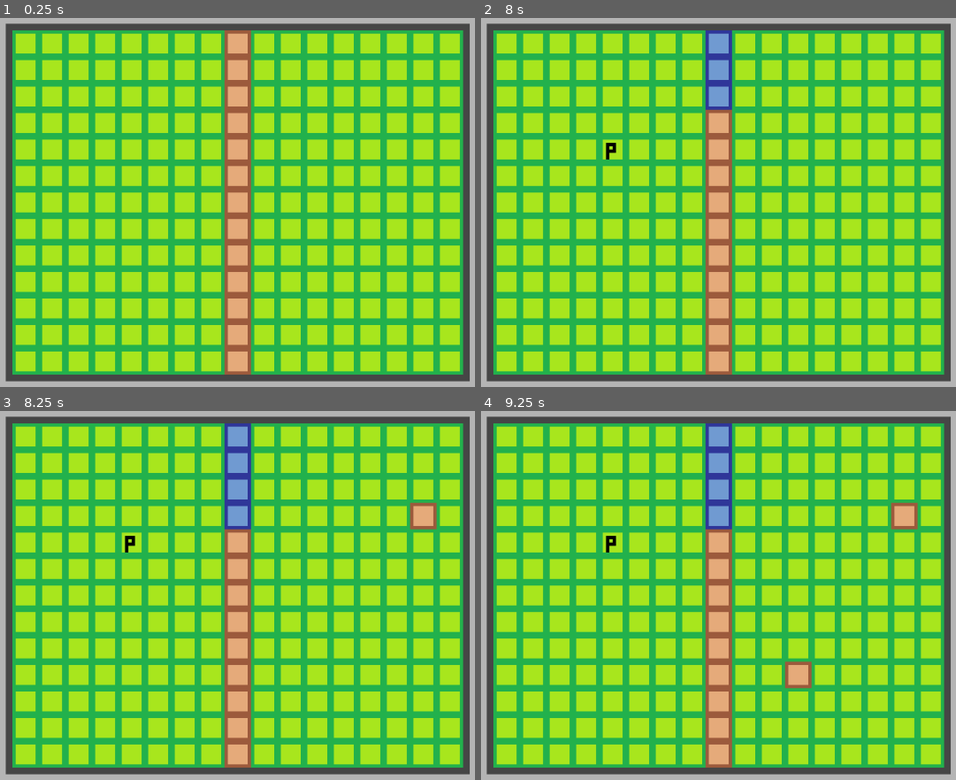
Above: before the commit, frames 1-4 (two rows, left to right).
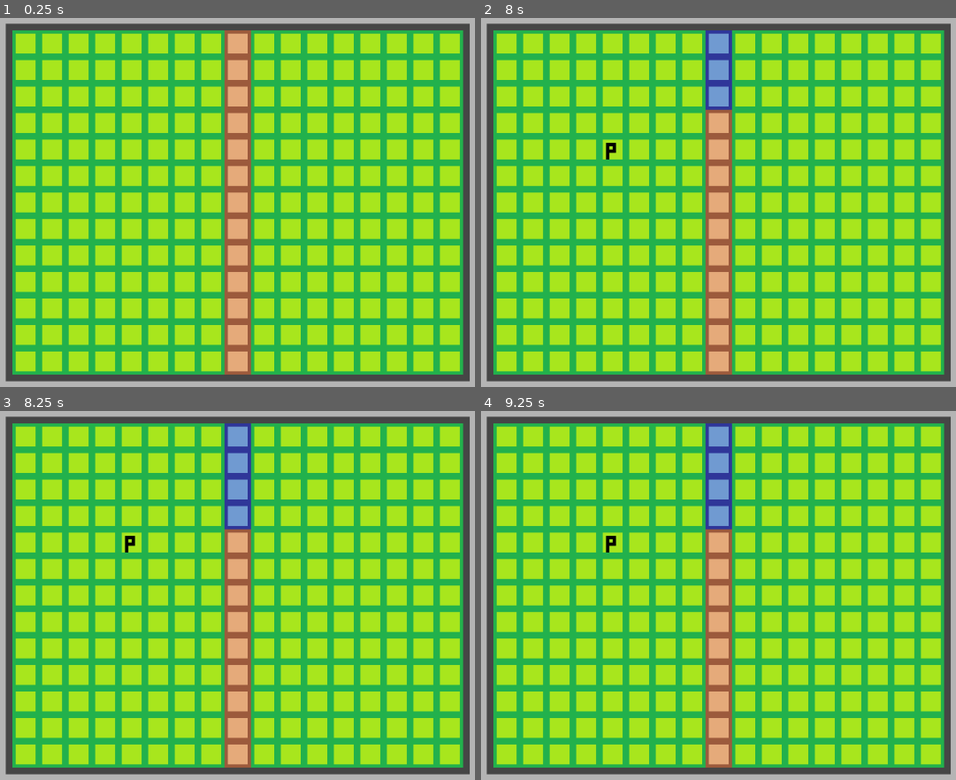
Above: after the commit, the same moments.

Repository: sho16ogura/cs292team5
Game: Godot game, scene res://mainGame.tscn
The game is run twice, just before and just after one commit, with the same random seed, the same clock (stepped at 60 frames per second) and the same inputs.
Inputs (mouse positions are in pixels of both pictures, inside the frame that each line leads up to):
- Up to frame 1 (0.25 s): no input
- Up to frame 2 (8 s): tap Enter at 0.5, 2, 3.5 s; move the mouse to (outside the picture) at 0.52 s; click (outside the picture) at 0.6 s; tap J (toggle_dig) at 0.8, 1.35, 3.05, 3.6, 5.3, 6.6, 7.55 s; tap Space at 1.25, 2.75, 5 s; move the mouse to (680, 220) at 1.27 s; tap K (toggle_undig) at 1.55, 2.1, 3.8, 5.1, 6.05, 7.35 s; move the mouse to (889, 113) at 2.02 s; click (889, 113) at 2.3 s; move the mouse to (785, 283) at 2.77 s; click (785, 283) at 2.85 s; move the mouse to (outside the picture) at 3.52 s; move the mouse to (609, 143) at 4.27 s; tap H (toggle_pump) at 4.35 s; click (609, 143) at 4.55 s; move the mouse to (856, 202) at 5.02 s; move the mouse to (713, 102) at 5.77 s; click (713, 102) at 5.85 s; move the mouse to (outside the picture) at 6.52 s; click (outside the picture) at 6.8 s; move the mouse to (680, 220) at 7.27 s
- Up to frame 3 (8.25 s): move the mouse to (408, 506) at 8.02 s; click (408, 506) at 8.1 s
- Up to frame 4 (9.25 s): tap K (toggle_undig) at 8.3 s; move the mouse to (785, 676) at 8.77 s; tap J (toggle_dig) at 8.85 s; click (785, 676) at 9.05 s

Frames 1-2 are identical in both runs. In frame 3, 0.4% of the frame differs, in the area x 86-92%, y 24-33%; in frame 4, 0.9%, in the area x 63-92%, y 24-76%.

Commit message:
money system
Initially, player has 10
to dig and undig, player needs 1
to set pump, player needs 5

Diff:
--- a/team5project/mainGame.gd
+++ b/team5project/mainGame.gd
@@ -17,6 +17,9 @@
 #array of coordinates of neighbors (curr, right, rightdown down, downleft, left, leftup, up, upright) if curr = (0,0)
 const NEIGHBOR_DIF = [Vector2i(0,0),Vector2i(1,0),Vector2i(1,1),Vector2i(0,1),
 Vector2i(-1,1),Vector2i(-1,0),Vector2i(-1,-1),Vector2i(0,-1),Vector2i(1,-1)]
+
+#start with 10 money
+var balance = 10
 
 # Called when the node enters the scene tree for the first time.
 func _ready():
@@ -34,10 +37,12 @@
 	#if toggle_dig (J) is pressed, mode change to dig mode
 	if Input.is_action_just_pressed("toggle_dig"):
 		mode_state = MODES.DIG
+		print("dig mode")
 
 	#if toggle_undig (K) is pressed, mode change to undig mode
 	elif Input.is_action_just_pressed("toggle_undig"):
 		mode_state = MODES.UNDIG
+		print("undig mode")
 
 	elif Input.is_action_just_pressed("toggle_pump"):
 		mode_state = MODES.PUMP
@@ -56,7 +61,7 @@
 		var sur_tiles = get_category_sur_tiles(tile_mouse_pos)
 		var source_id = 0
 
-		if mode_state == MODES.DIG:
+		if mode_state == MODES.DIG and has_balance(1):
 			var riverbed_atlas_coord = Vector2i(1, 0) #riverbed tile
 
 			#boolean variables for the following if statement
@@ -78,7 +83,7 @@
 			else:
 				print("cannot dig here")
 
-		elif mode_state == MODES.UNDIG:
+		elif mode_state == MODES.UNDIG and has_balance(1):
 			var ground_atlas_coord = Vector2i(0,0) #ground tile
 			var curr_tile_is_riverbed = sur_tiles[0] == 2
 
@@ -90,7 +95,7 @@
 			else:
 				print("cannot undig here")
 
-		elif mode_state == MODES.PUMP:
+		elif mode_state == MODES.PUMP and has_balance(5):
 			var pump_atlas_coord = Vector2i(0,1) #pump tile
 			var ground_atlas_coord = Vector2i(0,0) #ground tile
 			var curr_tile_is_ground = sur_tiles[0] == 1
@@ -115,10 +120,21 @@
 			else:
 				print("cannot set pump here")
 		else:
-			print("error!!!")
-
-func _on_pump_timer_timeout():
-	pass
+			print("not enough balance")
+
+#check if balance exceeds specified fee and subtract
+func has_balance(fee):
+	print(balance-fee)
+	if balance >= fee:
+		balance -= fee
+		return true
+
+	return false
+
+#inc money by 5 for each 30s
+func _on_money_timer_timeout():
+	balance += 5
+	print(balance)
 
 func remove_surrounding_river(curr_pos, source_id):
 	var sur_tiles = get_category_sur_tiles(curr_pos)
--- a/team5project/mainGame.tscn
+++ b/team5project/mainGame.tscn
@@ -48,8 +48,9 @@
 wait_time = 2.0
 autostart = true
 
-[node name="PumpTimer" type="Timer" parent="TileMap"]
-wait_time = 10.0
+[node name="MoneyTimer" type="Timer" parent="TileMap"]
+wait_time = 30.0
+autostart = true
 
 [connection signal="timeout" from="TileMap/Timer" to="." method="_on_timer_timeout"]
-[connection signal="timeout" from="TileMap/PumpTimer" to="." method="_on_pump_timer_timeout"]
+[connection signal="timeout" from="TileMap/MoneyTimer" to="." method="_on_money_timer_timeout"]
